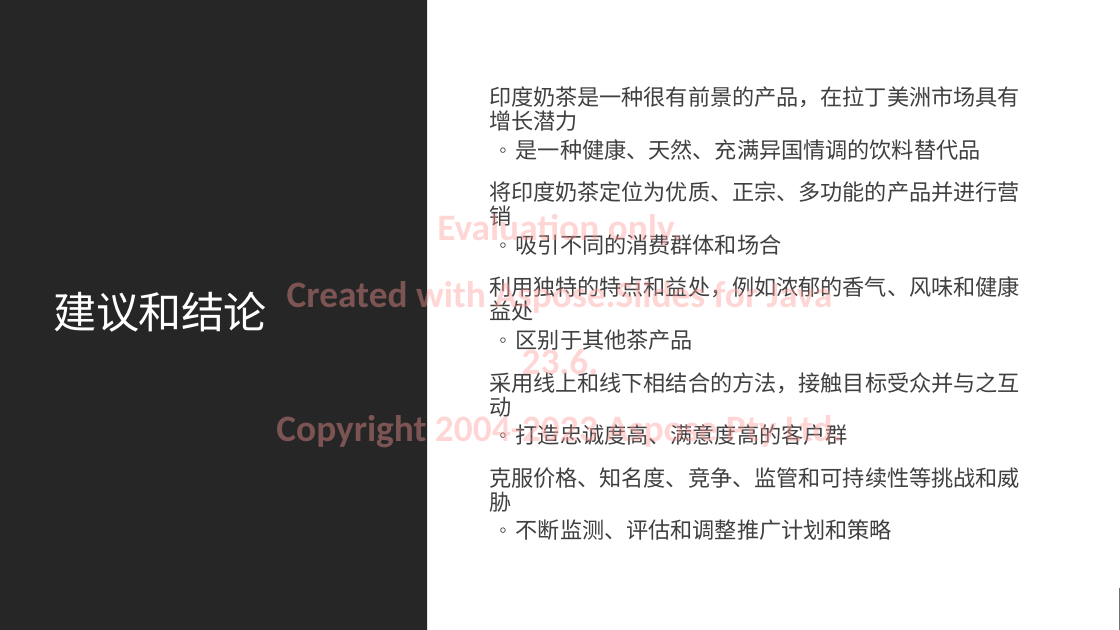
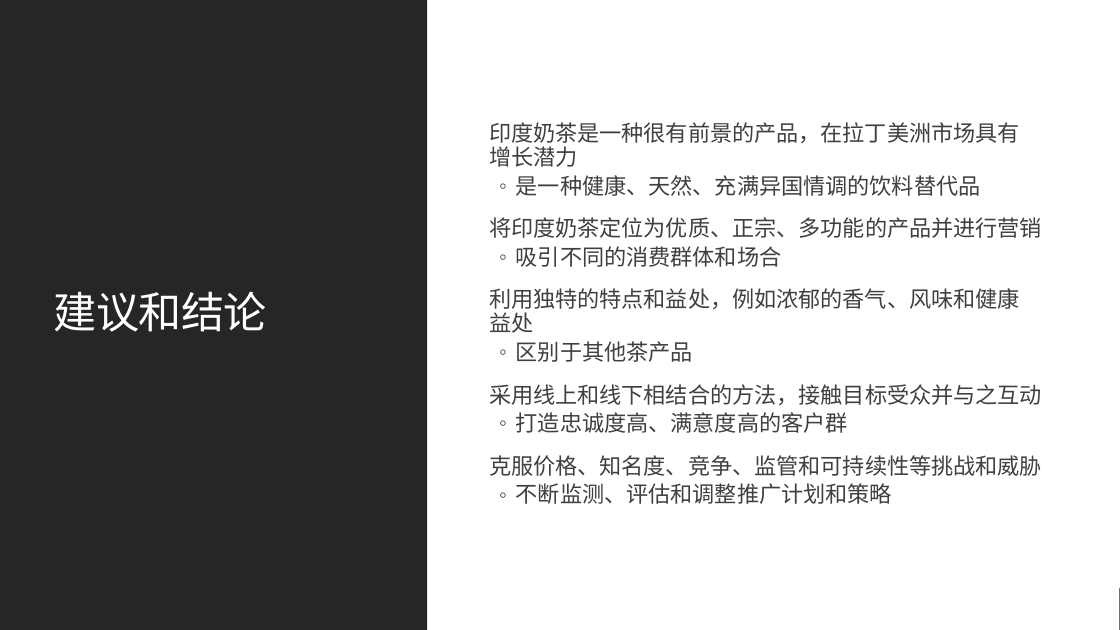
Before and after one commit to MicrosoftLearning/MS-4004-Empower-workforce-copilot-use-cases.zh-cn, a slide deck: slide 14 of ResourceFiles/Mystic Spice Premium Chai Market Analysis Presentation.pptx. Drawn at 1120x630 pixels with LibreOffice and Linux fonts; fonts in the diff are those of the drawing. Boxes give left, top, right and bottom in pixels: in the first picture for what was removed or moved away, otherwise in the second. Text is boxed around its words. In the diff, an @@ line names an element or a change of style, - is before the commit and + after.

```diff
--- a/ResourceFiles/Mystic Spice Premium Chai Market Analysis Presentation.pptx
+++ b/ResourceFiles/Mystic Spice Premium Chai Market Analysis Presentation.pptx
@@ title "建议和结论" at <box>54,291,267,332</box>: font Noto Sans CJK SC to TeX Gyre Bonum @@
@@ text at <box>489,122,1020,167</box>: text changed; font Noto Sans CJK SC to Lato @@
-  印度奶茶是一种很有前景的产品，在拉丁美洲市场具有增长潜力
+  印度奶茶是一种很有前景的产品，在拉丁美洲市场具有
+  增长潜力
@@ text at <box>489,175,1042,504</box>: font Noto Sans CJK SC to Lato in "是一种健康、天然、充满异国情调的饮料替代品", "将印度奶茶定位为优质、正宗、多功能的产品并进行营销", "吸引不同的消费群体和场合", "区别于其他茶产品" and 4 more places @@
@@ text removed at <box>276,209,843,447</box> @@
-Evaluation only.
-Created with Aspose.Slides for Java 23.6.
-Copyright 2004-2023 Aspose Pty Ltd.
@@ text at <box>489,288,1020,333</box>: text changed; font Noto Sans CJK SC to Lato @@
-  利用独特的特点和益处，例如浓郁的香气、风味和健康益处
+  利用独特的特点和益处，例如浓郁的香气、风味和健康
+  益处
```
Also in this commit, not shown: 13 other slides changed, 18 other files.
